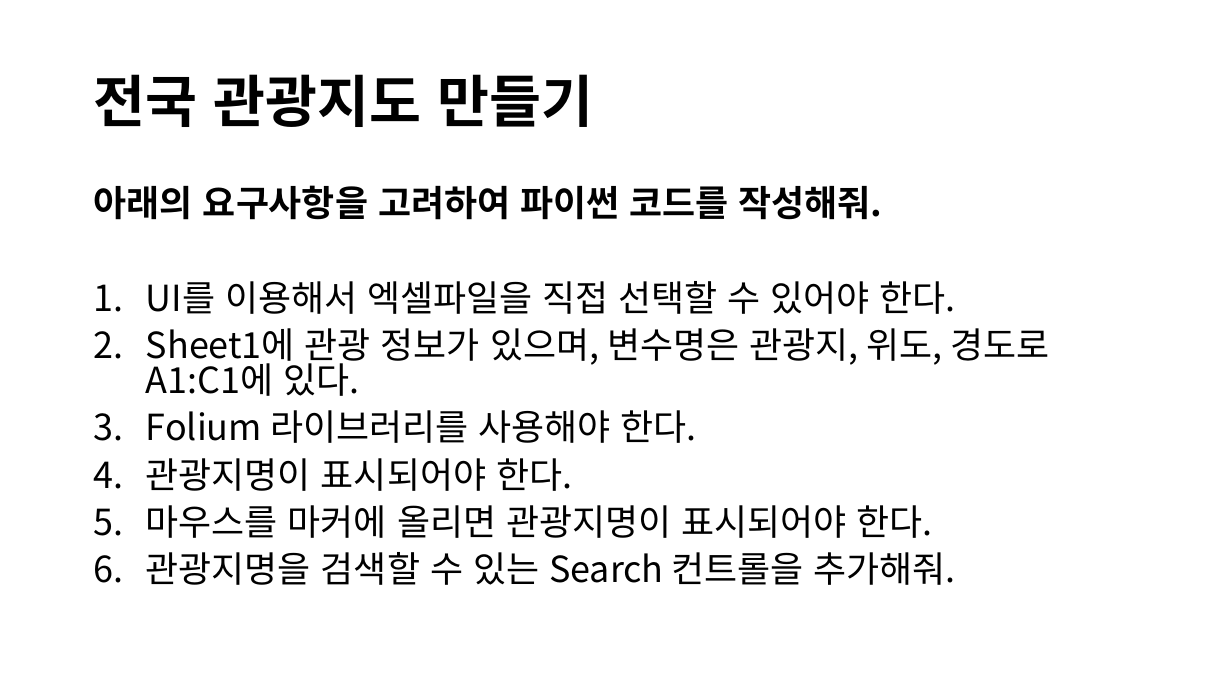
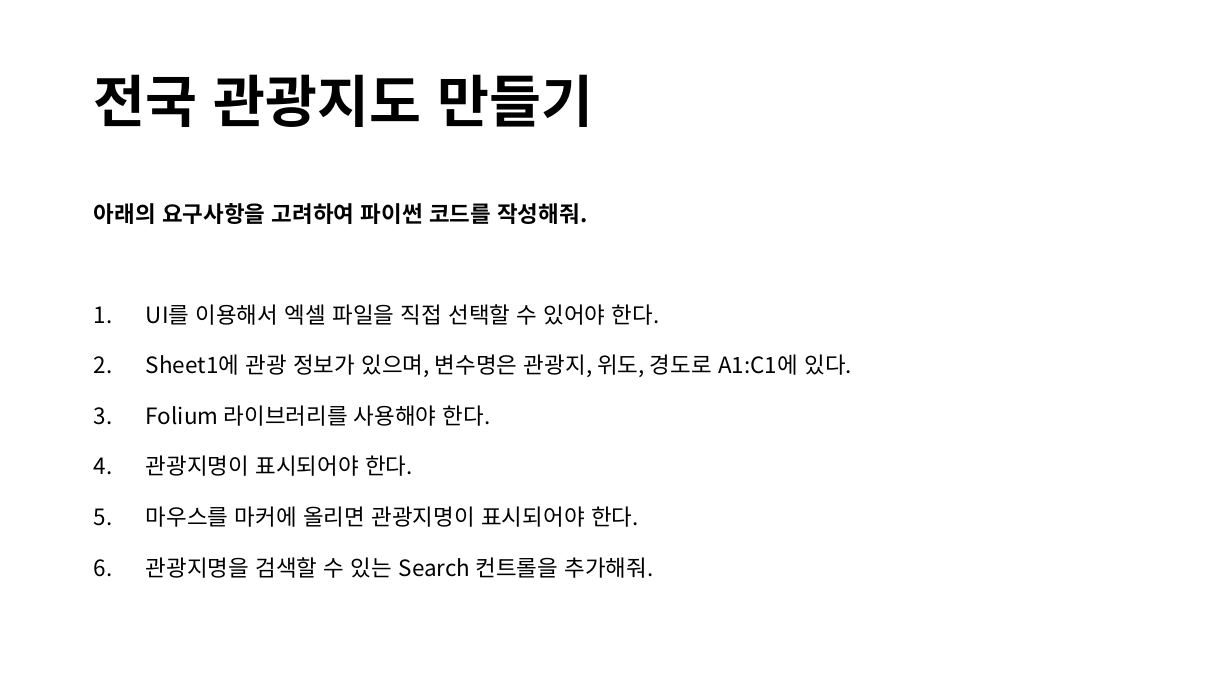
Before and after one commit to lolsaless/Python, a slide deck: slide 7 of 프롬프트 실습.pptx. Drawn at 1232x693 pixels with LibreOffice and Linux fonts; fonts in the diff are those of the drawing. Boxes give left, top, right and bottom in pixels: in the first picture for what was removed or moved away, otherwise in the second. Text is boxed around its words. In the diff, an @@ line names an element or a change of style, - is before the commit and + after.

```diff
--- a/프롬프트 실습.pptx
+++ b/프롬프트 실습.pptx
@@ text at (94,203,852,578): size 28 to 17.5 pt in "아래의 요구사항을 고려하여 파이썬 코드를 작성해줘.", "Sheet1에 관광 정보가 있으며, 변수명은 관광지, 위도, ...", "Folium 라이브러리를 사용해야 한다.", "관광지명이 표시되어야 한다." and 2 more places; line spacing 0.8 to 1.4 @@
@@ text at (146,304,660,325): text changed; size 28 to 17.5 pt @@
-1. UI를 이용해서 엑셀파일을 직접 선택할 수 있어야 한다.
+1. UI를 이용해서 엑셀 파일을 직접 선택할 수 있어야 한다.
```
Also in this commit, not shown: 9 other slides changed, 4 slides added, 8 other files.
